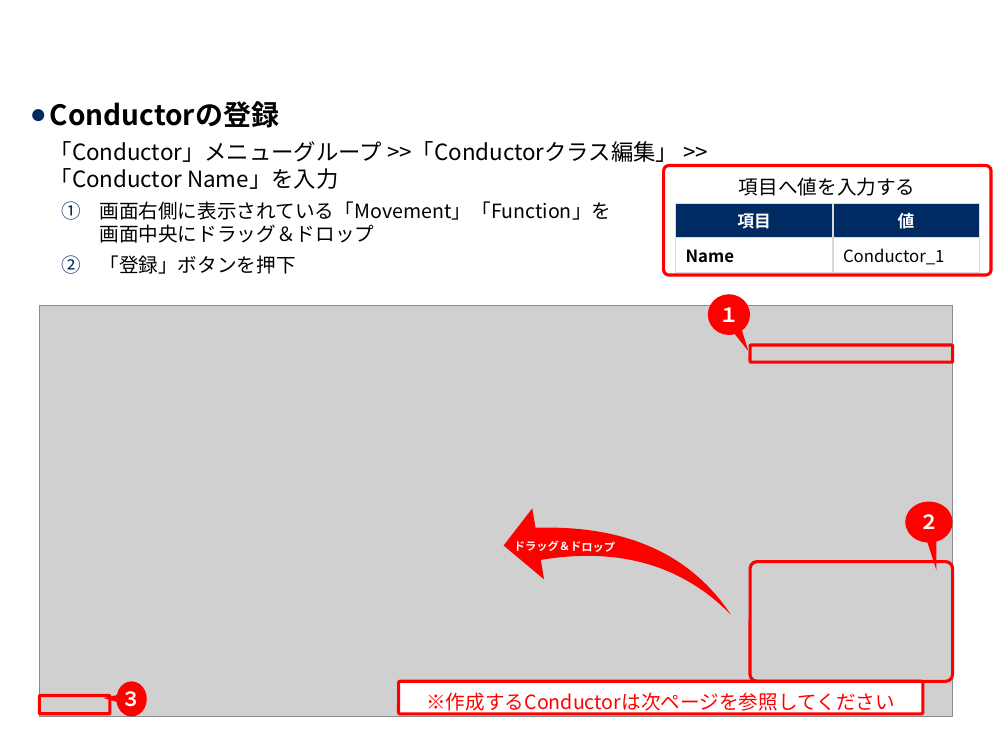
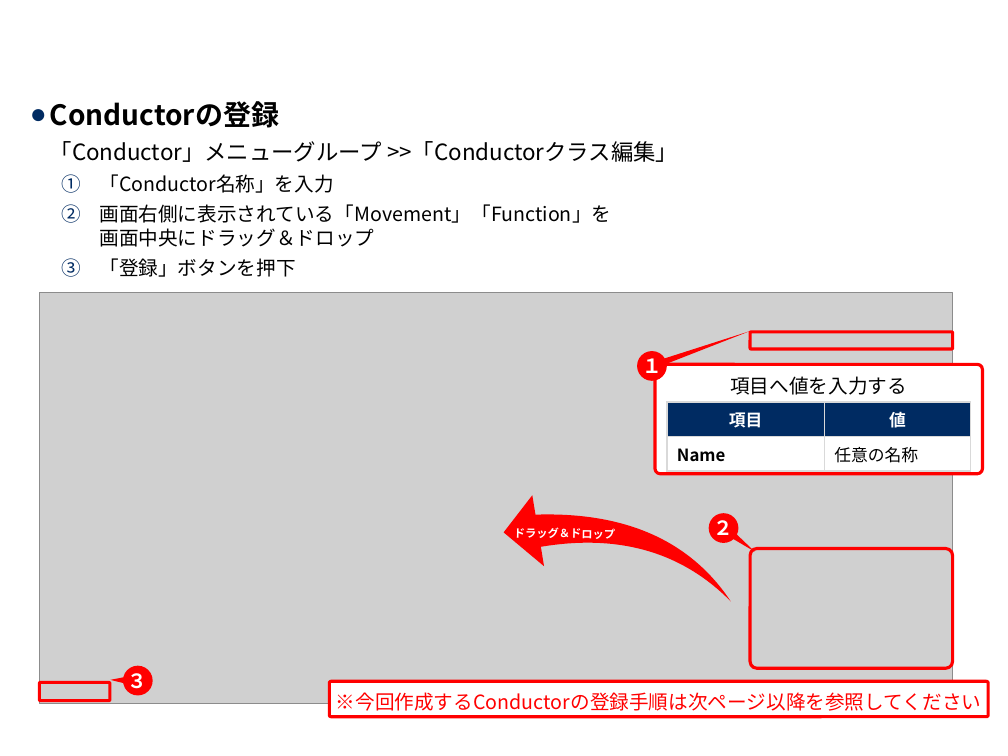
Before and after one commit to exastro-suite/it-automation-docs, a slide deck: slide 22 of asset/Learn_ja/ITA-Conductor_practice_ja.pptx. Drawn at 1008x756 pixels with LibreOffice and Linux fonts; fonts in the diff are those of the drawing; grey boxes stand for pictures; background and template pictures are left out. Boxes give left, top, right and bottom in pixels: in the first picture for what was removed or moved away, otherwise in the second. Text is boxed around its words. In the diff, an @@ line names an element or a change of style, - is before the commit and + after.

```diff
--- a/asset/Learn_ja/ITA-Conductor_practice_ja.pptx
+++ b/asset/Learn_ja/ITA-Conductor_practice_ja.pptx
@@ text at box(50, 141, 678, 193): text changed @@
-  「Conductor」メニューグループ >>「Conductorクラス編集」 >>
-  「Conductor Name」を入力
+  「Conductor」メニューグループ >>「Conductorクラス編集」
+    1. 「Conductor名称」を入力
@@ speech bubble "１": place and size @@
-speech bubble "１" at box(708, 294, 750, 335)
+speech bubble "１" at box(637, 351, 667, 381)
@@ speech bubble "１" at box(637, 351, 667, 381): proportions changed @@
@@ rounded rectangle "項目へ値を入力する": place and size @@
-rounded rectangle "項目へ値を入力する" at box(663, 165, 991, 275)
+rounded rectangle "項目へ値を入力する" at box(655, 364, 983, 474)
@@ table: place and size @@
-table at box(675, 204, 979, 269)
+table at box(667, 402, 971, 467)
@@ table at box(667, 402, 971, 467) @@
-row 2, column 2: Conductor_1
+row 2, column 2: 任意の名称
@@ speech bubble "２" at box(709, 513, 739, 543): proportions changed @@
@@ speech bubble "２": place and size @@
-speech bubble "２" at box(905, 502, 953, 543)
+speech bubble "２" at box(709, 513, 739, 543)
@@ 4 rounded rectangles, 1 picture, 1 swoosh arrow: place and size @@
-4 rounded rectangles, 1 picture, 1 swoosh arrow at box(39, 305, 953, 717)
+4 rounded rectangles, 1 picture, 1 swoosh arrow at box(39, 292, 953, 704)
@@ speech bubble "３": place and size @@
-speech bubble "３" at box(116, 681, 146, 717)
+speech bubble "３" at box(123, 665, 153, 696)
@@ rounded rectangle "※今回作成するConductorの登録手順は次ページ以降を参照してください": place and size @@
-rounded rectangle "※今回作成するConductorの登録手順は次ページ以降を参照してください" at box(398, 681, 922, 714)
+rounded rectangle "※今回作成するConductorの登録手順は次ページ以降を参照してください" at box(330, 681, 989, 717)
@@ text in rounded rectangle at box(336, 692, 981, 711): text changed @@
-※作成するConductorは次ページを参照してください
+※今回作成するConductorの登録手順は次ページ以降を参照してください
```
Also in this commit, not shown: 18 other slides changed, 1 other file.
